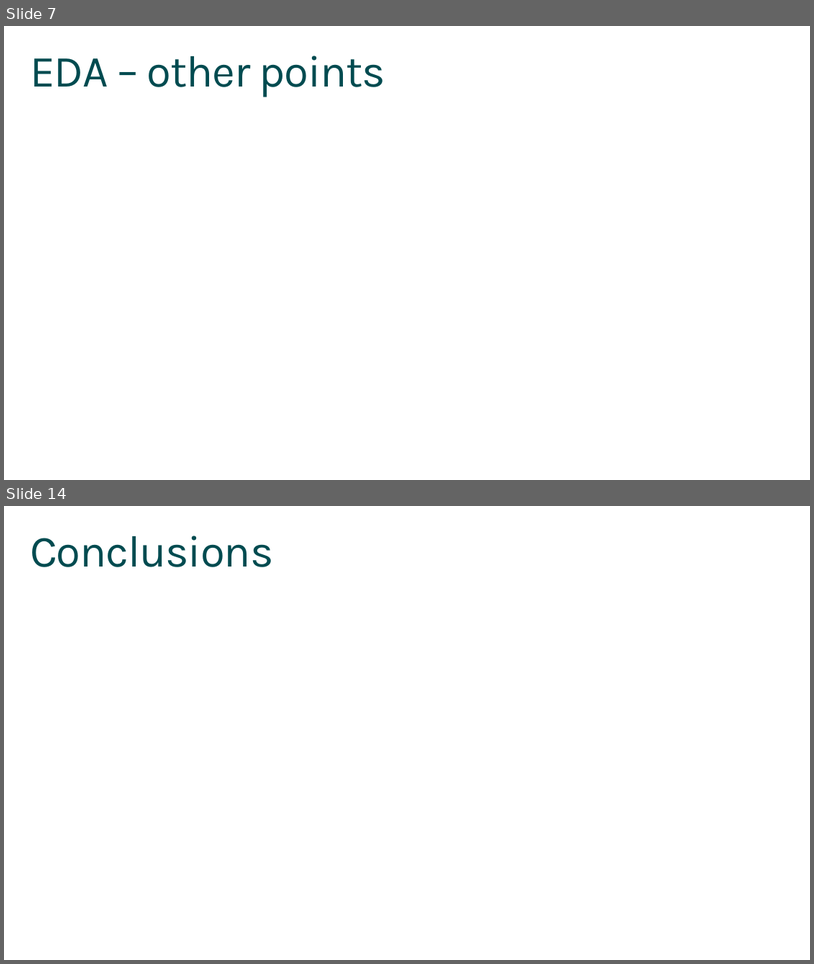
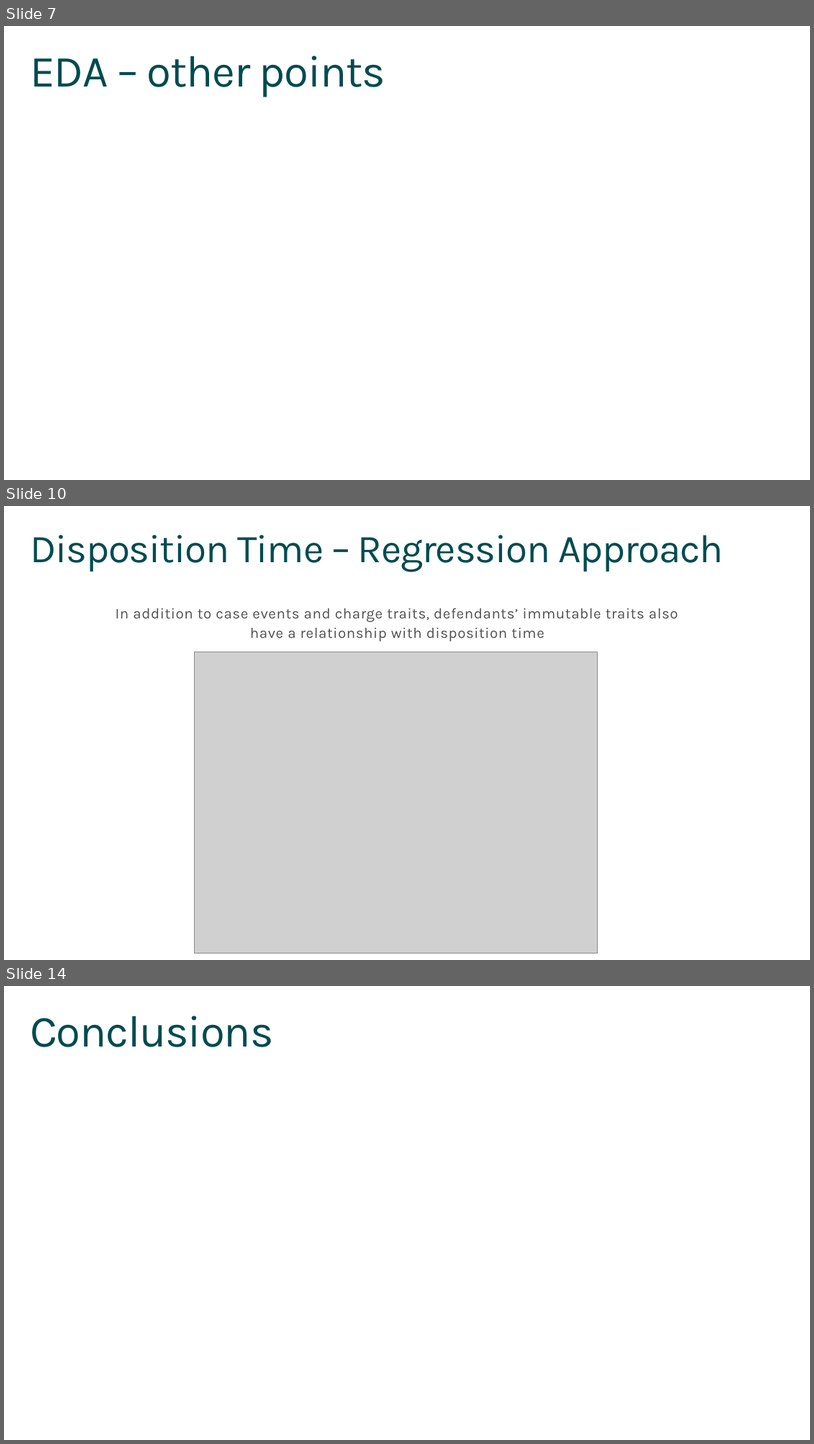
Before and after one commit to sourabh080892/capstone_KCL, a slide deck: code/Final Presentation v1.pptx. Shown one above the other, each under a label of ours: slides 7 and 14 before the commit, slides 7, 10 and 14 after it; the slides between them are not shown. The pictures are 814x964 and 814x1444 pixels, drawn with LibreOffice and Linux fonts; fonts in the diff are those of the drawing; grey boxes stand for pictures. Boxes give left, top, right and bottom in pixels: in the first picture for what was removed or moved away, otherwise in the second. Text is boxed around its words. In the diff, an @@ line names an element or a change of style, - is before the commit and + after.

Commit message:
updated presentation with slides I have filled up

```diff
--- a/code/Final Presentation v1.pptx
+++ b/code/Final Presentation v1.pptx
@@ slide 10 added at [4,506,810,960], background #FFFFFF @@
@@ text added at [30,535,724,572], 48 pt, text #004B50 @@
+Disposition Time – Regression Approach
@@ text added at [116,608,679,641], 18 pt, text #505050 @@
+In addition to case events and charge traits, defendants’ immutable traits also have a relationship with disposition time
@@ picture added at [194,652,597,952] @@
```
Also in this commit, not shown: 9 slides changed, 1 other slide added, 2 slides removed.
